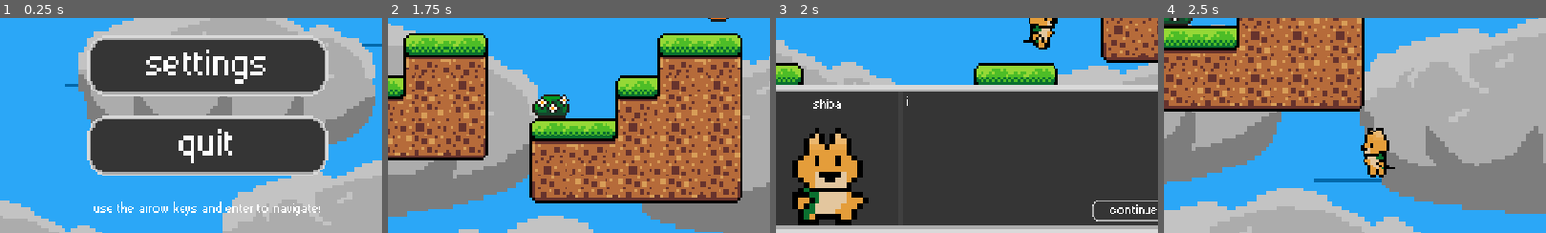
Above: before the commit, frames 1-4 (left to right).
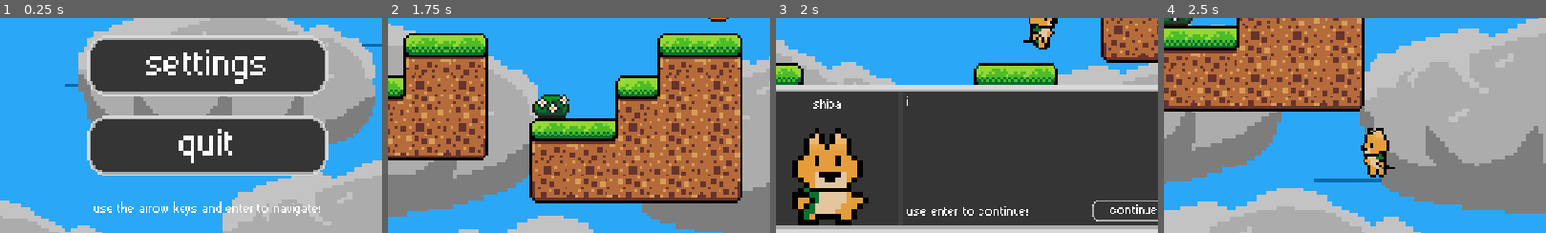
Above: after the commit, the same moments.

Repository: RafaeloxMC/shiba
Game: Godot game, scene res://scenes/main_menu.tscn
Same seed, same stepped clock (60 frames per second), same inputs: the game is played once before the commit and once after it.
Inputs:
- Up to frame 1 (0.25 s): no input
- Up to frame 2 (1.75 s): tap Enter (next) at 0.5, 0.6, 1.35 s; hold Right (move_right) from 0.53 s (still down); tap Space (jump) at 0.77, 1.52 s
- Up to frame 3 (2 s): keep holding Right (move_right)
- Up to frame 4 (2.5 s): release Right (move_right) at 2.03 s; hold Left (move_left) from 2.03 s (still down); tap Enter (next) at 2.1 s
The pictures show only the part of the screen within x 23-73%, y 50-100%; the shares and areas given below are measured in that part.

Frames 1-2 are identical in both runs. In frame 3, 0.4% of the frame differs, in the area x 34-66%, y 87-92%; in frame 4, nothing differs.

Commit message:
Add navigation hint to dialog

Diff:
--- a/scenes/dog_food.tscn
+++ b/scenes/dog_food.tscn
@@ -114,9 +114,10 @@
 [node name="AnimatedSprite2D" type="AnimatedSprite2D" parent="."]
 sprite_frames = ExtResource("2_lp1ig")
 autoplay = "default"
-frame_progress = 0.00455769
+frame_progress = 0.314023
 
 [node name="CollisionShape2D" type="CollisionShape2D" parent="."]
+visible = false
 shape = SubResource("CircleShape2D_ssuvv")
 
 [node name="PickupSound" type="AudioStreamPlayer2D" parent="."]
--- a/scenes/gameui.tscn
+++ b/scenes/gameui.tscn
@@ -205,6 +205,9 @@
 }]
 
 [sub_resource type="LabelSettings" id="LabelSettings_dfh7m"]
+font = ExtResource("2_mu2ln")
+
+[sub_resource type="LabelSettings" id="LabelSettings_bjfv8"]
 font = ExtResource("2_mu2ln")
 
 [sub_resource type="Animation" id="Animation_n31af"]
@@ -375,6 +378,23 @@
 horizontal_alignment = 1
 vertical_alignment = 1
 
+[node name="hint" type="Label" parent="CanvasLayer/DialogManager"]
+layout_mode = 1
+anchors_preset = 7
+anchor_left = 0.5
+anchor_top = 1.0
+anchor_right = 0.5
+anchor_bottom = 1.0
+offset_left = -116.0
+offset_top = -43.0
+offset_right = 68.0
+offset_bottom = -20.0
+grow_horizontal = 2
+grow_vertical = 0
+text = "use enter to continue!"
+label_settings = SubResource("LabelSettings_bjfv8")
+vertical_alignment = 1
+
 [node name="ColorRect" type="ColorRect" parent="CanvasLayer"]
 offset_left = -23.0
 offset_right = 1152.0
Not shown: 1 places in scenes/gameui.tscn that only renumber resources
